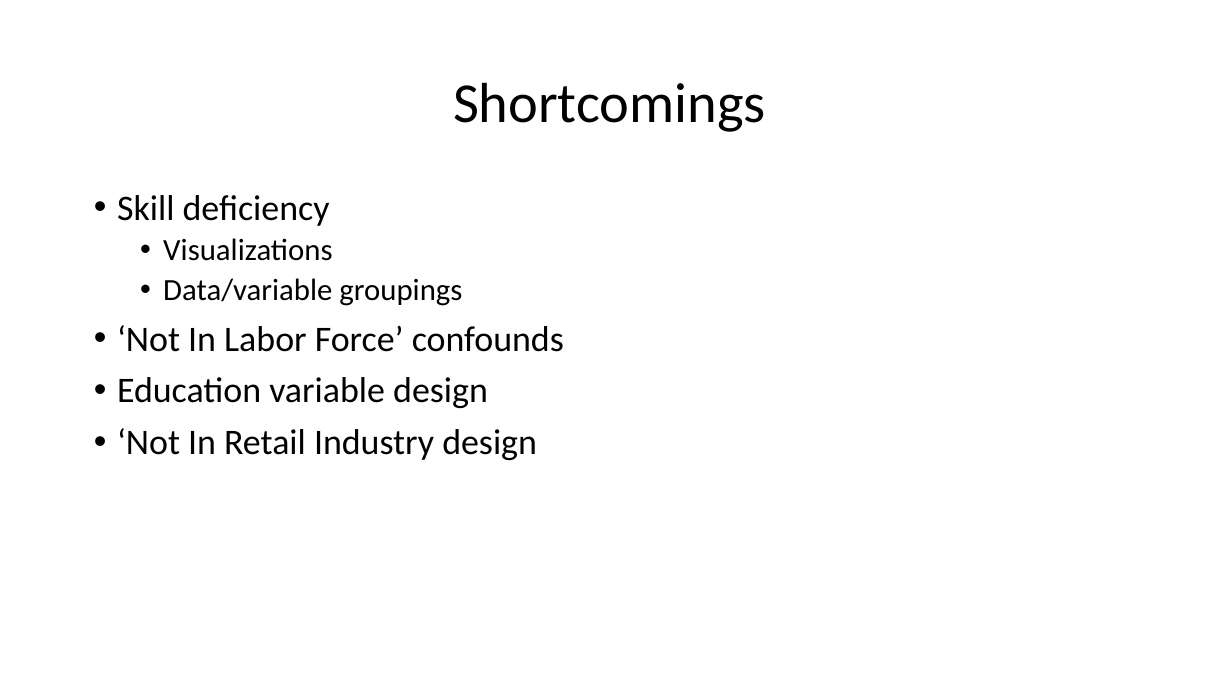
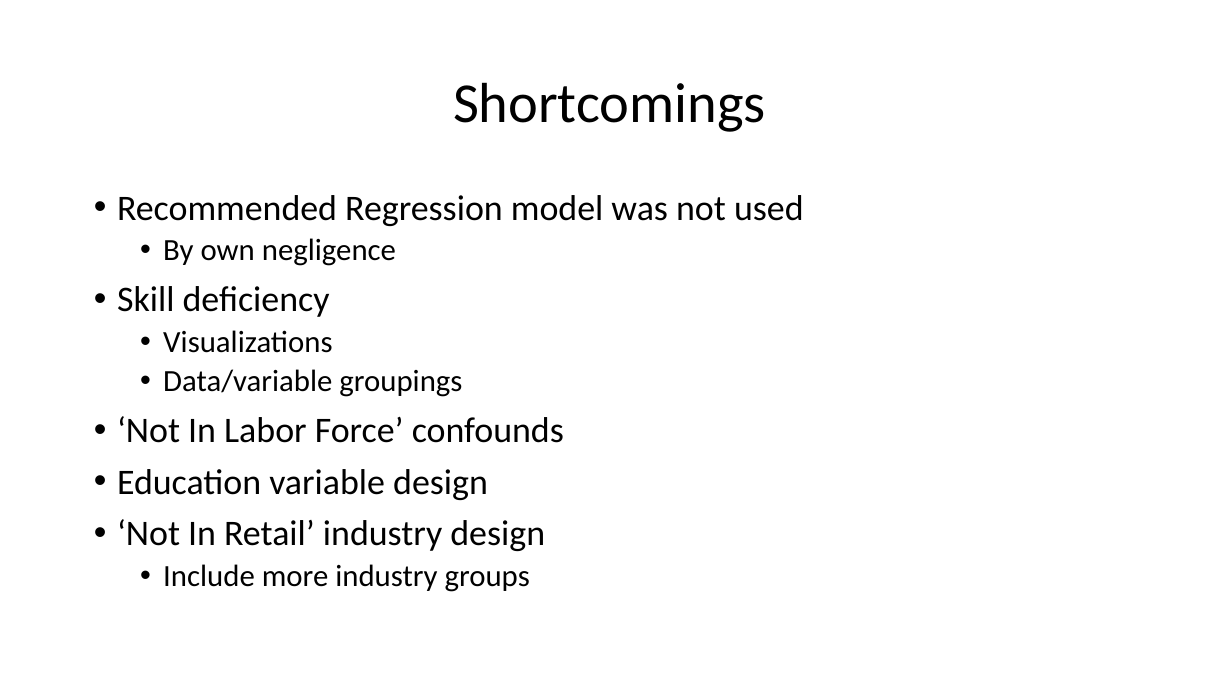
Before and after one commit to lorenzpo8/su-omsba-data_translation_challenge-lpowell, a slide deck: slide 15 of SUBMIT/Data_Translation_Challenge.pptx. Drawn at 1232x693 pixels with LibreOffice and Linux fonts; fonts in the diff are those of the drawing. Boxes give left, top, right and bottom in pixels: in the first picture for what was removed or moved away, otherwise in the second. Text is boxed around its words. In the diff, an @@ line names an element or a change of style, - is before the commit and + after.

```diff
--- a/SUBMIT/Data_Translation_Challenge.pptx
+++ b/SUBMIT/Data_Translation_Challenge.pptx
@@ text at box(117, 195, 804, 266): paragraphs added @@
+• Recommended Regression model was not used
+  • By own negligence
@@ text at box(117, 519, 545, 592): text changed @@
-• ‘Not In Retail Industry design
+• ‘Not In Retail’ industry design
+  • Include more industry groups
```
Also in this commit, not shown: 1 other slide changed.
